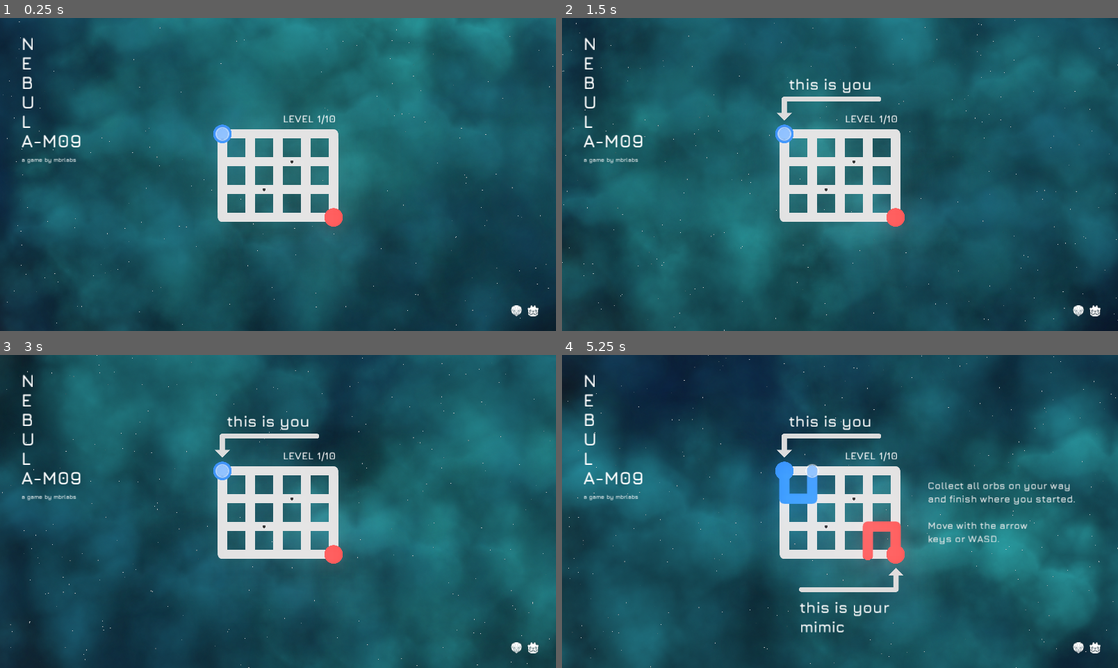
Above: before the commit, frames 1-4 (two rows, left to right).
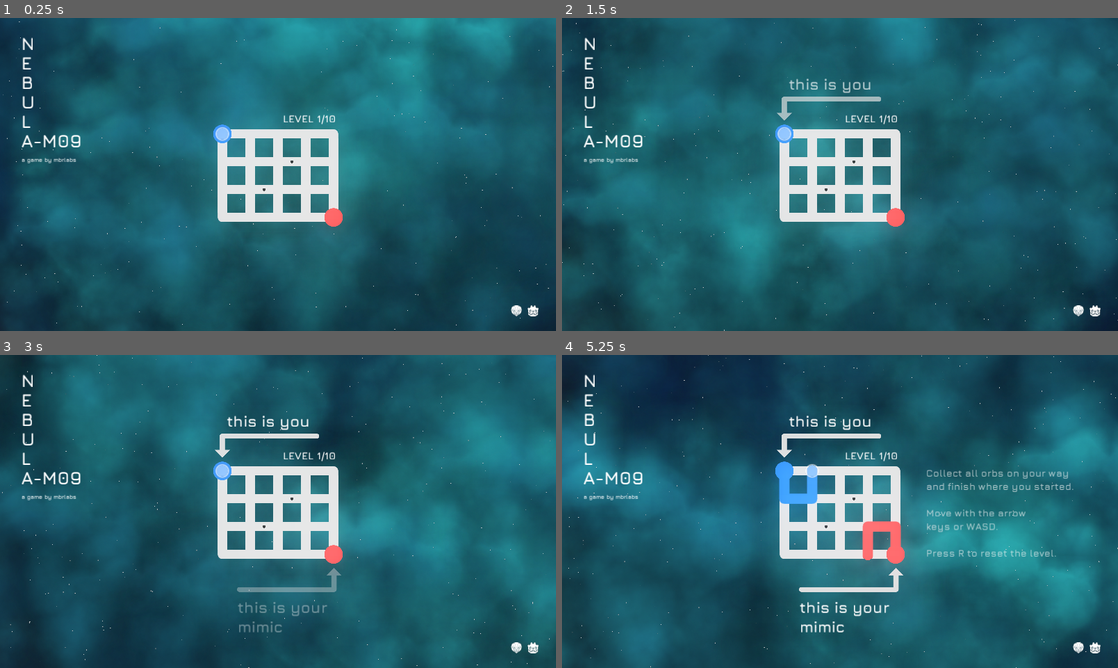
Above: after the commit, the same moments.

Repository: mbrlabs/nebula-m09
Game: Godot game, scene res://Main.tscn
Two runs of this game, one before a commit and one after it. Both use one fixed random seed, a clock stepped at 60 frames per second and the inputs below.
Inputs:
- Up to frame 1 (0.25 s): no input
- Up to frame 2 (1.5 s): hold W (move_up) from 0.53 s (still down)
- Up to frame 3 (3 s): release W (move_up) at 2.03 s; hold A (move_left) from 2.03 s (still down)
- Up to frame 4 (5.25 s): release A (move_left) at 3.53 s; hold S (move_down) 3.53-4.28 s; hold D (move_right) 4.28-5.03 s; hold W (move_up) from 5.03 s (still down)

The runs differ from the first frame. In frame 1, 0.2% of the frame differs, in the area x 54-63%, y 0-5%; in frame 2, 0.5%; in frame 3, 0.6%; in frame 4, 1.7%, in the area x 65-93%, y 36-65%.

Commit message:
Effects polish

Diff:
--- a/game/Assets/game_env.tres
+++ b/game/Assets/game_env.tres
@@ -6,5 +6,6 @@
 glow_enabled = true
 glow_intensity = 4.0
 glow_strength = 1.3
+glow_bloom = 0.01
 glow_bicubic_upscale = true
 glow_high_quality = true
--- a/game/HUD.tscn
+++ /dev/null
@@ -1,16 +0,0 @@
-[gd_scene load_steps=2 format=2]
-
-[ext_resource path="res://Assets/Fonts/font_level.tres" type="DynamicFont" id=1]
-
-[node name="HUD" type="Control"]
-anchor_right = 1.0
-anchor_bottom = 1.0
-
-[node name="Label" type="Label" parent="."]
-anchor_right = 1.0
-margin_top = 94.0
-margin_bottom = 165.0
-custom_colors/font_color = Color( 0.396078, 0.396078, 0.396078, 1 )
-custom_fonts/font = ExtResource( 1 )
-text = "LEVEL 1/12"
-align = 1
--- a/game/Levels/Level.gd
+++ b/game/Levels/Level.gd
@@ -32,8 +32,8 @@
 	else:
 		_player.indicate_failed_move(direction)
 		_player_mirrored.indicate_failed_move(mirrored_direction)
-		get_parent().get_node("Camera").shake(5, 0.06)
 		SoundEffects.impact()
+		get_parent().get_parent().impact_effect() # TODO: change to signal
 
 # -------------------------------------------------------------------------------------------------
 func is_moving() -> bool:
--- a/game/Levels/Level_1.tscn
+++ b/game/Levels/Level_1.tscn
@@ -15,7 +15,7 @@
 [sub_resource type="Animation" id=2]
 length = 0.001
 tracks/0/type = "value"
-tracks/0/path = NodePath("You:visible")
+tracks/0/path = NodePath("You:modulate")
 tracks/0/interp = 1
 tracks/0/loop_wrap = true
 tracks/0/imported = false
@@ -24,10 +24,10 @@
 "times": PoolRealArray( 0 ),
 "transitions": PoolRealArray( 1 ),
 "update": 0,
-"values": [ false ]
+"values": [ Color( 1, 1, 1, 0 ) ]
 }
 tracks/1/type = "value"
-tracks/1/path = NodePath("Mimic:visible")
+tracks/1/path = NodePath("Mimic:modulate")
 tracks/1/interp = 1
 tracks/1/loop_wrap = true
 tracks/1/imported = false
@@ -36,10 +36,10 @@
 "times": PoolRealArray( 0 ),
 "transitions": PoolRealArray( 1 ),
 "update": 0,
-"values": [ false ]
+"values": [ Color( 1, 1, 1, 0 ) ]
 }
 tracks/2/type = "value"
-tracks/2/path = NodePath("Manual:visible")
+tracks/2/path = NodePath("Manual:modulate")
 tracks/2/interp = 1
 tracks/2/loop_wrap = true
 tracks/2/imported = false
@@ -48,55 +48,19 @@
 "times": PoolRealArray( 0 ),
 "transitions": PoolRealArray( 1 ),
 "update": 0,
-"values": [ false ]
+"values": [ Color( 1, 1, 1, 0 ) ]
 }
 
 [sub_resource type="Animation" id=1]
 resource_name = "start"
-length = 5.0
-tracks/0/type = "value"
-tracks/0/path = NodePath("You:visible")
+length = 5.6
+tracks/0/type = "audio"
+tracks/0/path = NodePath("AudioStreamPlayer")
 tracks/0/interp = 1
 tracks/0/loop_wrap = true
 tracks/0/imported = false
-tracks/0/enabled = true
+tracks/0/enabled = false
 tracks/0/keys = {
-"times": PoolRealArray( 0, 1.3, 5 ),
-"transitions": PoolRealArray( 1, 1, 1 ),
-"update": 1,
-"values": [ false, true, true ]
-}
-tracks/1/type = "value"
-tracks/1/path = NodePath("Mimic:visible")
-tracks/1/interp = 1
-tracks/1/loop_wrap = true
-tracks/1/imported = false
-tracks/1/enabled = true
-tracks/1/keys = {
-"times": PoolRealArray( 0, 3.1, 5 ),
-"transitions": PoolRealArray( 1, 1, 1 ),
-"update": 1,
-"values": [ false, true, true ]
-}
-tracks/2/type = "value"
-tracks/2/path = NodePath("Manual:visible")
-tracks/2/interp = 1
-tracks/2/loop_wrap = true
-tracks/2/imported = false
-tracks/2/enabled = true
-tracks/2/keys = {
-"times": PoolRealArray( 0, 5 ),
-"transitions": PoolRealArray( 1, 1 ),
-"update": 1,
-"values": [ false, true ]
-}
-tracks/3/type = "audio"
-tracks/3/path = NodePath("AudioStreamPlayer")
-tracks/3/interp = 1
-tracks/3/loop_wrap = true
-tracks/3/imported = false
-tracks/3/enabled = true
-tracks/3/keys = {
 "clips": [ {
 "end_offset": 0.0,
 "start_offset": 0.0,
@@ -112,6 +76,42 @@
 } ],
 "times": PoolRealArray( 1.3, 3.1, 5 )
 }
+tracks/1/type = "value"
+tracks/1/path = NodePath("You:modulate")
+tracks/1/interp = 1
+tracks/1/loop_wrap = true
+tracks/1/imported = false
+tracks/1/enabled = true
+tracks/1/keys = {
+"times": PoolRealArray( 0, 0.8, 1.8 ),
+"transitions": PoolRealArray( 1, 1, 1 ),
+"update": 0,
+"values": [ Color( 1, 1, 1, 0 ), Color( 1, 1, 1, 0 ), Color( 1, 1, 1, 1 ) ]
+}
+tracks/2/type = "value"
+tracks/2/path = NodePath("Mimic:modulate")
+tracks/2/interp = 1
+tracks/2/loop_wrap = true
+tracks/2/imported = false
+tracks/2/enabled = true
+tracks/2/keys = {
+"times": PoolRealArray( 0, 2.7, 3.5 ),
+"transitions": PoolRealArray( 1, 1, 1 ),
+"update": 0,
+"values": [ Color( 1, 1, 1, 0 ), Color( 1, 1, 1, 0 ), Color( 1, 1, 1, 1 ) ]
+}
+tracks/3/type = "value"
+tracks/3/path = NodePath("Manual:modulate")
+tracks/3/interp = 1
+tracks/3/loop_wrap = true
+tracks/3/imported = false
+tracks/3/enabled = true
+tracks/3/keys = {
+"times": PoolRealArray( 0, 4.6, 5.6 ),
+"transitions": PoolRealArray( 1, 1, 1 ),
+"update": 0,
+"values": [ Color( 1, 1, 1, 0 ), Color( 1, 1, 1, 0 ), Color( 1, 1, 1, 1 ) ]
+}
 
 [node name="Level_1" type="Control"]
 anchor_right = 1.0
@@ -162,11 +162,12 @@
 anims/start = SubResource( 1 )
 
 [node name="AudioStreamPlayer" type="AudioStreamPlayer" parent="Tutorial"]
+stream = ExtResource( 10 )
 volume_db = -20.0
 bus = "Sound"
 
 [node name="You" type="Node2D" parent="Tutorial"]
-visible = false
+modulate = Color( 1, 1, 1, 0 )
 position = Vector2( 737, 288 )
 
 [node name="Arrow" type="Sprite" parent="Tutorial/You"]
@@ -185,7 +186,7 @@
 text = "this is you"
 
 [node name="Mimic" type="Node2D" parent="Tutorial"]
-visible = false
+modulate = Color( 1, 1, 1, 0 )
 position = Vector2( 1008, 832 )
 
 [node name="Arrow" type="Sprite" parent="Tutorial/Mimic"]
@@ -205,18 +206,20 @@
 mimic"
 
 [node name="Manual" type="Node2D" parent="Tutorial"]
-visible = false
+modulate = Color( 1, 1, 1, 0 )
 position = Vector2( 848, 464 )
 
 [node name="Label2" type="Label" parent="Tutorial/Manual"]
-margin_left = 415.0
-margin_top = -35.0
-margin_right = 977.0
-margin_bottom = 187.0
+margin_left = 409.0
+margin_top = -78.0
+margin_right = 971.0
+margin_bottom = 234.0
 custom_colors/font_color = Color( 0.929412, 0.929412, 0.929412, 1 )
 custom_fonts/font = ExtResource( 8 )
 text = "Collect all orbs on your way
 and finish where you started.
 
 Move with the arrow
-keys or WASD."
+keys or WASD.
+
+Press R to reset the level."
--- a/game/Main.gd
+++ b/game/Main.gd
@@ -16,6 +16,8 @@
 onready var _env: Environment = $WorldEnvironment.environment
 onready var _camera: Camera2D = $Camera
 onready var _tip_timer: Timer = $TipTimer
+onready var _tips: Control = $Tips
+onready var _level_container: Control = $LevelContainer
 var _level: Level
 var _level_done := false
 var _current_level_index := 0
@@ -28,7 +30,6 @@
 
 # -------------------------------------------------------------------------------------------------
 func _process(delta: float) -> void:
-	print(_tip_timer.time_left)
 	if !_level_done:
 		if _level.is_solved():
 			_level_done = true
@@ -58,13 +59,24 @@
 			_next_buffered_input_direction = Types.Direction.NONE
 
 # -------------------------------------------------------------------------------------------------
+func impact_effect() -> void:
+	$Chroma/AnimationPlayer.play("chroma")
+	_camera.shake(5, 0.06)
+
+# -------------------------------------------------------------------------------------------------
 func _handle_solved_level() -> void:
 	var glow_target := _env.glow_intensity + 3
+	var bloom_target := _env.glow_bloom + 0.0005
+
 	var dur := 0.25
+	var dur2 := dur*1.2
+	var dur_offset := dur*1.5
 	_puzzle_solved_tween.remove_all()
 	_puzzle_solved_tween.connect("tween_all_completed", self, "_on_puzzle_solved_tween_finished")
 	_puzzle_solved_tween.interpolate_property(_env, "glow_intensity", _env.glow_intensity, glow_target, dur, Tween.TRANS_CUBIC, Tween.EASE_OUT)
-	_puzzle_solved_tween.interpolate_property(_env, "glow_intensity", glow_target, _env.glow_intensity, dur*1.2, Tween.TRANS_CUBIC, Tween.EASE_IN, dur*1.5)
+	_puzzle_solved_tween.interpolate_property(_env, "glow_bloom", _env.glow_bloom, bloom_target, dur, Tween.TRANS_CUBIC, Tween.EASE_OUT)
+	_puzzle_solved_tween.interpolate_property(_env, "glow_intensity", glow_target, _env.glow_intensity, dur2, Tween.TRANS_CUBIC, Tween.EASE_IN, dur_offset)
+	_puzzle_solved_tween.interpolate_property(_env, "glow_bloom", bloom_target, _env.glow_bloom, dur2, Tween.TRANS_CUBIC, Tween.EASE_IN, dur_offset)
 	_puzzle_solved_tween.start()
 	_camera.shake(1.25, 0.3)
 	SoundEffects.success()
@@ -77,7 +89,7 @@
 		_current_level_index += 1
 		_load_level(LEVELS[_current_level_index])
 		_tip_timer.start()
-		$Tips.hide_tips()
+		_tips.hide_tips()
 	else:
 		# TODO: show game over text
 		print("Game Over")
@@ -88,7 +100,7 @@
 		_level.queue_free()
 	_level = load(level).instance()
 	_level_done = false
-	add_child(_level)
+	_level_container.add_child(_level)
 
 # -------------------------------------------------------------------------------------------------
 func _get_input_direction() -> int:
@@ -104,4 +116,4 @@
 
 # -------------------------------------------------------------------------------------------------
 func _on_TipTimer_timeout() -> void:
-	$Tips.show_tip()
+	_tips.show_tip()
--- a/game/Main.tscn
+++ b/game/Main.tscn
@@ -58,6 +58,61 @@
 [sub_resource type="Gradient" id=6]
 offsets = PoolRealArray( 0, 0.117949, 0.605128, 1 )
 colors = PoolColorArray( 1, 1, 1, 0, 1, 1, 1, 1, 1, 1, 1, 1, 1, 1, 1, 0 )
+
+[sub_resource type="Shader" id=9]
+code = "shader_type canvas_item;
+
+uniform float ca_strength = 1.0;
+
+void vertex() {
+
+}
+
+void fragment() {
+	// chromatic abberation
+	vec4 color = texture(SCREEN_TEXTURE, SCREEN_UV);
+	float shift = ca_strength / 100.0;
+	color.r = texture(SCREEN_TEXTURE, vec2(SCREEN_UV.x + shift, SCREEN_UV.y)).r;
+	color.g = texture(SCREEN_TEXTURE, SCREEN_UV).g;
+	color.b = texture(SCREEN_TEXTURE, vec2(SCREEN_UV.x - shift, SCREEN_UV.y)).b;
+
+	COLOR = color;
+}"
+
+[sub_resource type="ShaderMaterial" id=10]
+shader = SubResource( 9 )
+shader_param/ca_strength = 0.0
+
+[sub_resource type="Animation" id=11]
+length = 0.001
+tracks/0/type = "value"
+tracks/0/path = NodePath(".:material:shader_param/ca_strength")
+tracks/0/interp = 1
+tracks/0/loop_wrap = true
+tracks/0/imported = false
+tracks/0/enabled = true
+tracks/0/keys = {
+"times": PoolRealArray( 0 ),
+"transitions": PoolRealArray( 1 ),
+"update": 0,
+"values": [ 0.0 ]
+}
+
+[sub_resource type="Animation" id=12]
+resource_name = "chroma"
+length = 0.2
+tracks/0/type = "value"
+tracks/0/path = NodePath(".:material:shader_param/ca_strength")
+tracks/0/interp = 1
+tracks/0/loop_wrap = true
+tracks/0/imported = false
+tracks/0/enabled = true
+tracks/0/keys = {
+"times": PoolRealArray( 0, 0.1, 0.2 ),
+"transitions": PoolRealArray( 1, 1, 1 ),
+"update": 0,
+"values": [ 0.0, 0.15, 0.0 ]
+}
 
 [node name="Main" type="Control"]
 self_modulate = Color( 0.92549, 0.92549, 0.92549, 1 )
@@ -179,10 +234,23 @@
 stretch_mode = 5
 
 [node name="TipTimer" type="Timer" parent="."]
-wait_time = 45.0
+wait_time = 60.0
 autostart = true
 
 [node name="Tips" parent="." instance=ExtResource( 1 )]
-display_time_seconds = 20
+
+[node name="LevelContainer" type="Control" parent="."]
+anchor_right = 1.0
+anchor_bottom = 1.0
+
+[node name="Chroma" type="ColorRect" parent="."]
+material = SubResource( 10 )
+anchor_right = 1.0
+anchor_bottom = 1.0
+color = Color( 1, 1, 1, 0 )
+
+[node name="AnimationPlayer" type="AnimationPlayer" parent="Chroma"]
+anims/RESET = SubResource( 11 )
+anims/chroma = SubResource( 12 )
 
 [connection signal="timeout" from="TipTimer" to="." method="_on_TipTimer_timeout"]
--- a/game/Tips.gd
+++ b/game/Tips.gd
@@ -2,7 +2,7 @@
 
 export var display_time_seconds := 30
 
-onready var _tips := [$Tip1, $Tip2, $Tip3]
+onready var _tips := [$Tip1, $Tip2, $Tip3, $Tip4]
 onready var _tween: Tween = $Tween
 
 var _current_tip := 0
--- a/game/Tips.tscn
+++ b/game/Tips.tscn
@@ -50,4 +50,18 @@
 text = "Tip: try changing your perspective on things"
 align = 2
 
+[node name="Tip4" type="Label" parent="."]
+modulate = Color( 1, 1, 1, 0 )
+anchor_left = 0.5
+anchor_top = 1.0
+anchor_right = 0.5
+anchor_bottom = 1.0
+margin_left = -439.5
+margin_top = -100.0
+margin_right = 439.5
+margin_bottom = -54.0
+custom_fonts/font = ExtResource( 1 )
+text = "Tip: yes, all puzzles are solvable. I promise ;)"
+align = 2
+
 [node name="Tween" type="Tween" parent="."]
Not shown: 1 places in game/Main.tscn that only renumber resources
